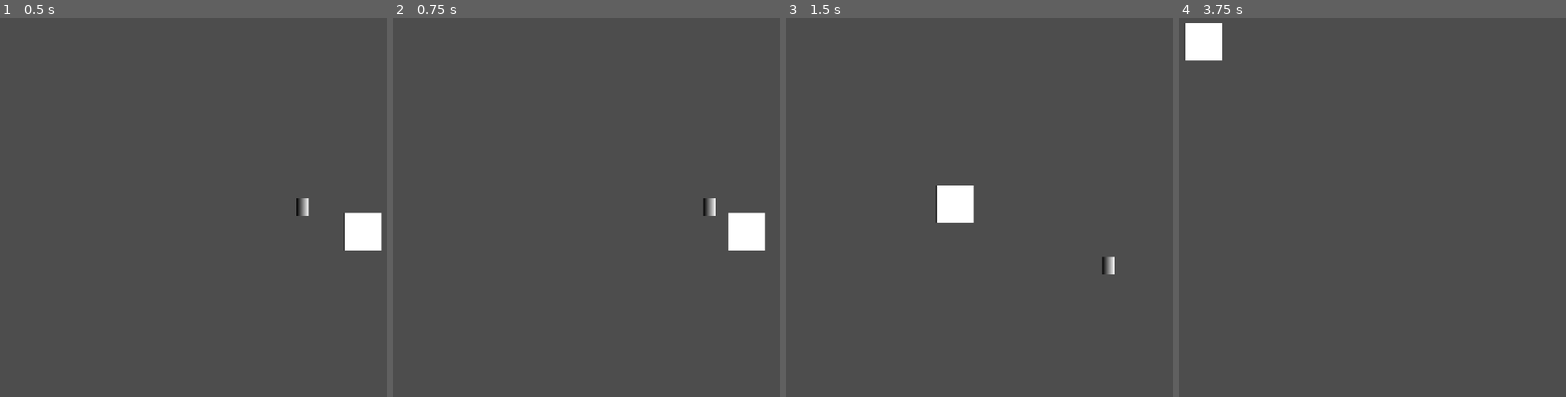
Above: before the commit, frames 1-4 (left to right).
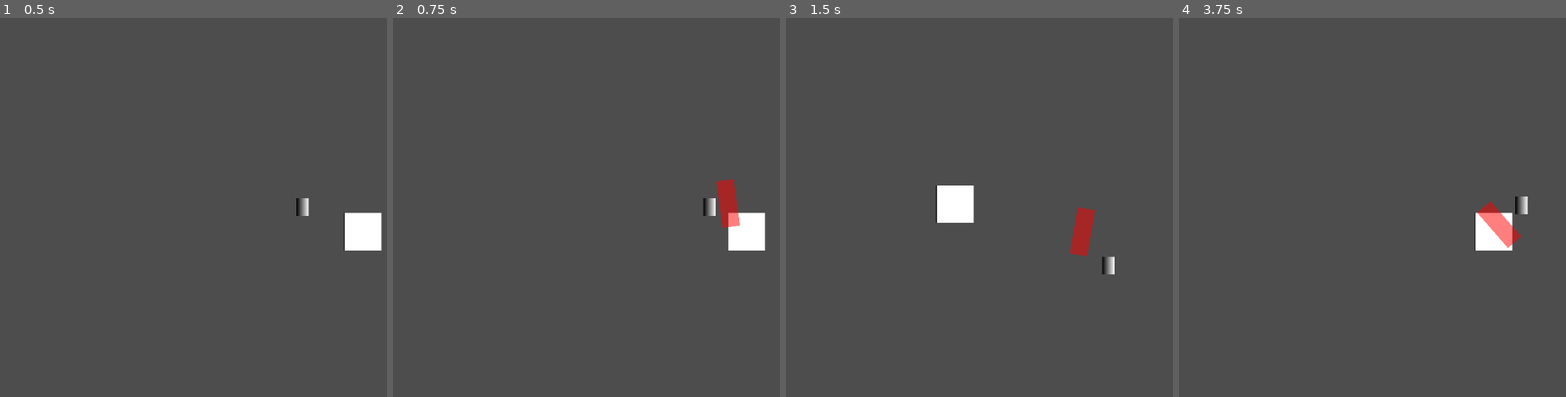
Above: after the commit, the same moments.

Repository: MarsikBlancik/HackathonV3
Game: Godot game, scene res://MainScene.tscn
Same seed, same stepped clock (60 frames per second), same inputs: the game is played once before the commit and once after it.
Inputs (mouse positions are in pixels of both pictures, inside the frame that each line leads up to):
- Up to frame 1 (0.5 s): no input
- Up to frame 2 (0.75 s): tap Enter at 0.5 s; move the mouse to (outside the picture) at 0.52 s; hold D from 0.53 s (still down); tap F at 0.6 s; click (outside the picture) at 0.67 s
- Up to frame 3 (1.5 s): tap Space at 0.77, 0.8, 1.07, 1.35 s; move the mouse to (952, 226) at 1.27 s; release D at 1.28 s; hold S from 1.28 s (still down); click (952, 226) at 1.42 s
- Up to frame 4 (3.75 s): tap Space at 1.52, 1.82, 2.3, 3.5 s; tap F at 1.55, 2.1, 3.6 s; move the mouse to (1550, 124) at 2.02 s; release S at 2.03 s; hold D 2.03-2.75 s; click (1550, 124) at 2.17 s; click (1480, 207) at 2.75 s, where only the run after the commit has a clickable "Restart"; move the mouse to (1446, 283) at 3.52 s; hold W from 3.53 s (still down); click (1446, 283) at 3.67 s

Frame 1 is identical in both runs. In frame 2, 0.6% of the frame differs, in the area x 83-90%, y 42-56%; in frame 3, 0.6%; in frame 4, 2.2%, in the area x 1-91%, y 1-62%.

Commit message:
Restart button, attack collider placeholder
sieeeeeema

Diff:
--- a/MainScene.tscn
+++ b/MainScene.tscn
@@ -1,9 +1,11 @@
 [gd_scene format=3 uid="uid://doiyevgl84se0"]
 
+[ext_resource type="Script" uid="uid://dwsje81uvyhsg" path="res://main_scene.gd" id="1_rpqi1"]
 [ext_resource type="PackedScene" uid="uid://cl25grr7o014x" path="res://placeholderobiekt.tscn" id="1_x4av3"]
 [ext_resource type="PackedScene" uid="uid://conxxkjs4hhsj" path="res://Player.tscn" id="2_rpqi1"]
 
 [node name="MainScene" type="Node2D" unique_id=1237574894]
+script = ExtResource("1_rpqi1")
 
 [node name="Node2D" parent="." unique_id=1689513127 instance=ExtResource("1_x4av3")]
 
--- /dev/null
+++ b/Restart.tscn
@@ -0,0 +1,32 @@
+[gd_scene format=3 uid="uid://c0ut822g4rvd8"]
+
+[ext_resource type="Script" uid="uid://blvoq1x425oqq" path="res://restart.gd" id="1_w6t3f"]
+
+[node name="Restart" type="Control" unique_id=189769753]
+layout_mode = 3
+anchors_preset = 15
+anchor_right = 1.0
+anchor_bottom = 1.0
+grow_horizontal = 2
+grow_vertical = 2
+script = ExtResource("1_w6t3f")
+
+[node name="VBoxContainer" type="VBoxContainer" parent="." unique_id=1764053975]
+layout_mode = 1
+anchors_preset = 8
+anchor_left = 0.5
+anchor_top = 0.5
+anchor_right = 0.5
+anchor_bottom = 0.5
+offset_left = -32.5
+offset_top = -15.5
+offset_right = 32.5
+offset_bottom = 15.5
+grow_horizontal = 2
+grow_vertical = 2
+
+[node name="Button" type="Button" parent="VBoxContainer" unique_id=690224825]
+layout_mode = 2
+size_flags_horizontal = 4
+size_flags_vertical = 4
+text = "Restart"
--- /dev/null
+++ b/control.gd
@@ -0,0 +1,20 @@
+extends Control
+
+func _ready() -> void:
+	# Na wszelki wypadek upewniamy się, że przycisk jest ukryty na starcie
+	#hide()
+
+	# Szukamy gracza w scenie i łączymy się z jego sygnałem
+	# Zakładamy, że gracz nazywa się "Player" w drzewie sceny
+	var player = get_tree().current_scene.find_child("Player")
+	if player:
+		player.died.connect(_on_player_died)
+
+# Ta funkcja wywoła się, gdy gracz wyśle sygnał 'died'
+func _on_player_died() -> void:
+	show() # Pokazuje przycisk
+
+# Podepnij ten sygnał w Inspektorze (z zakładki Node -> pressed())
+func _on_pressed() -> void:
+	# Przeładowuje obecną scenę od nowa
+	get_tree().reload_current_scene()
--- /dev/null
+++ b/main_scene.gd
@@ -0,0 +1,16 @@
+extends Node2D
+
+# Pobieramy referencje do węzłów w naszej scenie
+# Upewnij się, że nazwy w cudzysłowach idealnie pasują do nazw węzłów w edytorze
+
+
+
+
+# Funkcja wywoływana, gdy gracz umrze
+func _on_player_died() -> void:
+	get_tree().change_scene_to_file("res://Restart.tscn")
+
+# Funkcja wywoływana, gdy gracz kliknie przycisk
+func _on_restart_button_pressed() -> void:
+	# Przeładowuje całkowicie obecną scenę (resetuje grę)
+	get_tree().reload_current_scene()
--- a/player.gd
+++ b/player.gd
@@ -1,19 +1,19 @@
 extends Node2D
 
-# --- MODUŁ STATYSTYK ---
+# 1. SYGNAŁY
+
+# 2. MODUŁ STATYSTYK
 const BASE_STAT: int = 1
 
 @export var max_hp: int = BASE_STAT * 3
 @export var max_energy: int = BASE_STAT * 3
-
-# Ustawienia regeneracji
 @export var energy_recharge_time: float = 2.0
-var energy_timer: float = 0.0
 
 var current_hp: int
 var current_energy: int
+var energy_timer: float = 0.0
 
-# --- MODUŁ RUCHU ---
+# 3. MODUŁ RUCHU
 @export var speed: float = 200.0
 @export var dash_distance: float = 150.0
 @export var dash_duration: float = 0.2
@@ -24,7 +24,7 @@
 func _ready() -> void:
 	current_hp = max_hp
 	current_energy = max_energy
-	print("Postać gotowa | HP: ", current_hp, " | Energia: ", current_energy)
+	print("Gracz gotowy | HP: ", current_hp, " | Energia: ", current_energy)
 
 func _process(delta: float) -> void:
 	# Regeneracja energii
@@ -36,7 +36,7 @@
 	else:
 		energy_timer = 0.0
 
-	# Ruch WASD
+	# Ruch
 	if is_dashing: return
 
 	var input_direction = Vector2.ZERO
@@ -53,17 +53,15 @@
 
 func _input(event: InputEvent) -> void:
 	if event is InputEventKey and event.pressed and not event.echo:
-		# Spacja = Dash
 		if event.physical_keycode == KEY_SPACE and not is_dashing:
 			perform_dash()
 
-		# Klawisz F = DEBUG OBRAŻENIA
+		# Klawisz F = zadaje 1 punkt obrażeń (DEBUG)
 		if event.physical_keycode == KEY_F:
 			print("Debug: Otrzymano obrażenia!")
 			modify_hp(-1)
 
 	if event is InputEventMouseButton and event.pressed:
-		# LPM = Atak
 		if event.button_index == MOUSE_BUTTON_LEFT:
 			attack()
 
@@ -81,16 +79,51 @@
 	tween.tween_property(self, "position", target_position, dash_duration)
 	tween.finished.connect(func(): is_dashing = false)
 
+# 4. MODUŁ ATAKU MELEE (KIERUNKOWY)
 func attack() -> void:
-	print("Debug: CIACH!")
+	# 1. Obliczamy kierunek ataku
+	var mouse_pos = get_global_mouse_position()
+	# Odejmujemy pozycję gracza od pozycji myszy i normalizujemy (tworzymy strzałkę kierunkową o długości 1)
+	var attack_direction = (mouse_pos - global_position).normalized()
 
-# --- FUNKCJE MODYFIKUJĄCE STATYSTYKI ---
+	# Zasięg ataku od środka gracza (np. długość ramienia/miecza)
+	var attack_distance = 45.0
+
+	# 2. Tworzymy obszar ataku
+	var attack_area = Area2D.new()
+	# Ustawiamy go w odpowiedniej odległości W KIERUNKU myszy
+	attack_area.global_position = global_position + (attack_direction * attack_distance)
+	# Obracamy cały obszar ataku w stronę myszy (bardzo ważne dla prostokątnych hitboxów broni!)
+	attack_area.rotation = attack_direction.angle()
+
+	# 3. Tworzymy kształt kolizji - teraz używamy prostokąta, bo lepiej udaje szerokie "cięcie"
+	var collision_shape = CollisionShape2D.new()
+	var rect_shape = RectangleShape2D.new()
+	# Szerokość (wysunięcie do przodu) i Wysokość (rozpiętość cięcia na boki)
+	rect_shape.size = Vector2(30, 80)
+	collision_shape.shape = rect_shape
+	attack_area.add_child(collision_shape)
+
+	# 4. Debugging - czerwony prostokąt
+	var debug_rect = ColorRect.new()
+	debug_rect.color = Color(1.0, 0.0, 0.0, 0.5)
+	debug_rect.size = Vector2(30, 80)
+	# Musimy przesunąć prostokąt graficzny, żeby jego środek pokrywał się ze środkiem kolizji
+	debug_rect.position = Vector2(-15, -40)
+	attack_area.add_child(debug_rect)
+
+	# 5. Dodajemy atak do sceny (nie do gracza, żeby uderzenie "zostało w powietrzu" podczas ruchu)
+	get_tree().current_scene.add_child(attack_area)
+
+	# 6. Usuwamy po krótkiej chwili
+	get_tree().create_timer(0.2).timeout.connect(func(): attack_area.queue_free())
+
+	print("Debug: Atak melee w kierunku kursora!")
 
 func modify_hp(amount: int) -> void:
 	current_hp = clampi(current_hp + amount, 0, max_hp)
 	print("HP: ", current_hp, "/", max_hp)
 
-	# Jeśli HP spadnie do 0, wywołaj śmierć
 	if current_hp <= 0:
 		die()
 
@@ -99,6 +132,5 @@
 	print("Energia: ", current_energy, "/", max_energy)
 
 func die() -> void:
-	print("Debug: Postać zginęła! Usuwanie z planszy...")
-	# queue_free() usuwa cały węzeł (Node2D) i wszystkie dzieci (Sprite, Bronie itp.)
-	queue_free()
+	print("Debug: Postać zginęła!")
+	get_tree().change_scene_to_file("res://Restart.tscn")
--- /dev/null
+++ b/restart.gd
@@ -0,0 +1,14 @@
+extends Control
+
+
+# Called when the node enters the scene tree for the first time.
+func _ready() -> void:
+	var restart = $VBoxContainer/Button
+	restart.pressed.connect(restart_pressed)
+
+func restart_pressed():
+	get_tree().change_scene_to_file("res://MainScene.tscn")
+
+# Called every frame. 'delta' is the elapsed time since the previous frame.
+func _process(delta: float) -> void:
+	pass
Empty file added: button.gd
Not shown, added: button.gd.uid
Not shown, added: control.gd.uid
Not shown, added: main_scene.gd.uid
Not shown, added: restart.gd.uid
